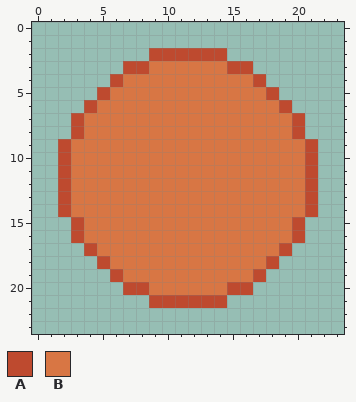
Pixel-art file -- assets/ball.aseprite. Above, as it was before the edit.
24x24 pixels, 1 frame.
Palette (. is transparent): A #be4a2f  B #d87644
New version:
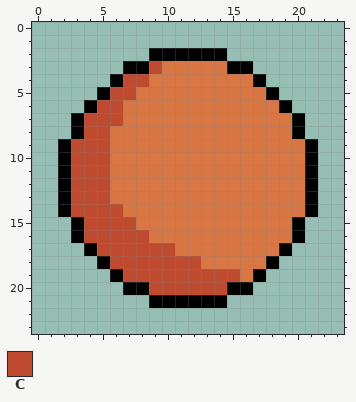
Colours new in this view: C #be4a2f
The exact change:
@@ palette @@
-A #be4a2f
+A #000000
@@ x 0..23 @@
  2 .........AAAAAA.........
- 3 .......AABBBBBBAA.......
- 4 ......ABBBBBBBBBBA......
- 5 .....ABBBBBBBBBBBBA.....
- 6 ....ABBBBBBBBBBBBBBA....
- 7 ...ABBBBBBBBBBBBBBBBA...
- 8 ...ABBBBBBBBBBBBBBBBA...
- 9 ..ABBBBBBBBBBBBBBBBBBA..
-10 ..ABBBBBBBBBBBBBBBBBBA..
-11 ..ABBBBBBBBBBBBBBBBBBA..
-12 ..ABBBBBBBBBBBBBBBBBBA..
-13 ..ABBBBBBBBBBBBBBBBBBA..
-14 ..ABBBBBBBBBBBBBBBBBBA..
-15 ...ABBBBBBBBBBBBBBBBA...
-16 ...ABBBBBBBBBBBBBBBBA...
-17 ....ABBBBBBBBBBBBBBA....
-18 .....ABBBBBBBBBBBBA.....
-19 ......ABBBBBBBBBBA......
-20 .......AABBBBBBAA.......
+ 3 .......AACBBBBBAA.......
+ 4 ......ACCBBBBBBBBA......
+ 5 .....ACCBBBBBBBBBBA.....
+ 6 ....ACCBBBBBBBBBBBBA....
+ 7 ...ACCCBBBBBBBBBBBBBA...
+ 8 ...ACCBBBBBBBBBBBBBBA...
+ 9 ..ACCCBBBBBBBBBBBBBBBA..
+10 ..ACCCBBBBBBBBBBBBBBBA..
+11 ..ACCCBBBBBBBBBBBBBBBA..
+12 ..ACCCBBBBBBBBBBBBBBBA..
+13 ..ACCCBBBBBBBBBBBBBBBA..
+14 ..ACCCCBBBBBBBBBBBBBBA..
+15 ...ACCCCBBBBBBBBBBBBA...
+16 ...ACCCCCBBBBBBBBBBBA...
+17 ....ACCCCCCBBBBBBBBA....
+18 .....ACCCCCCCBBBBBA.....
+19 ......ACCCCCCCCCBA......
+20 .......AACCCCCCAA.......
 21 .........AAAAAA.........
Changed places in both pictures, as pixel boxes (x1, y1, x2, y2):
changed: (58, 48, 318, 308)
